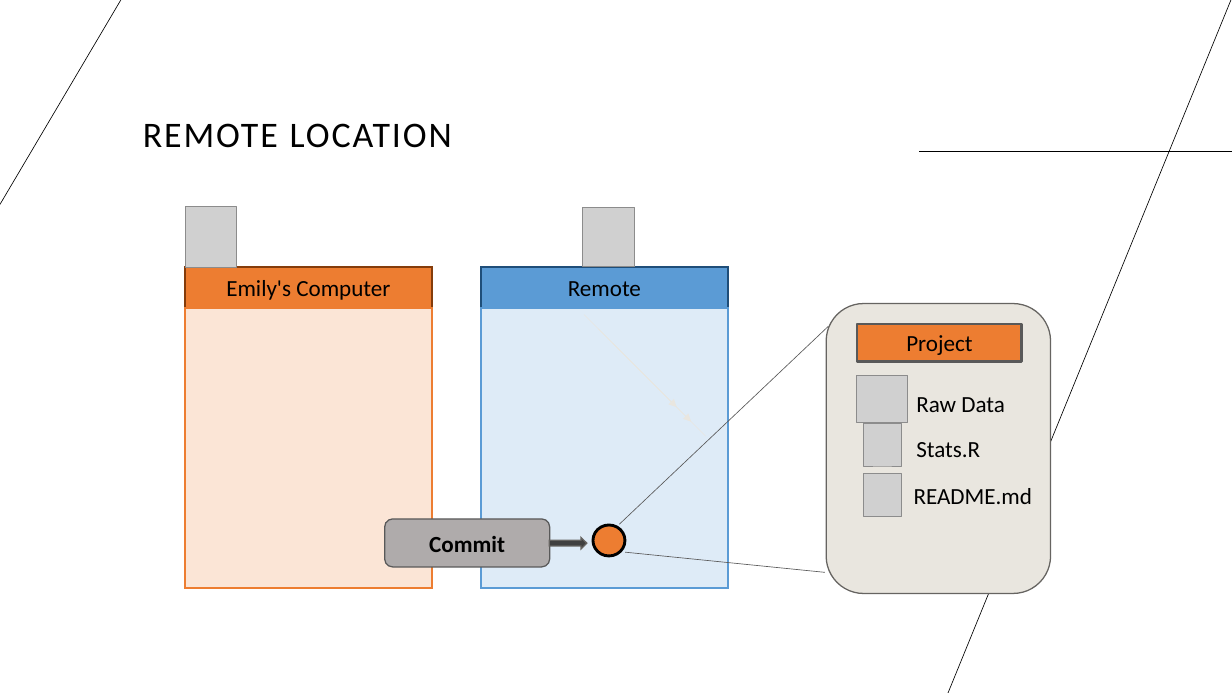
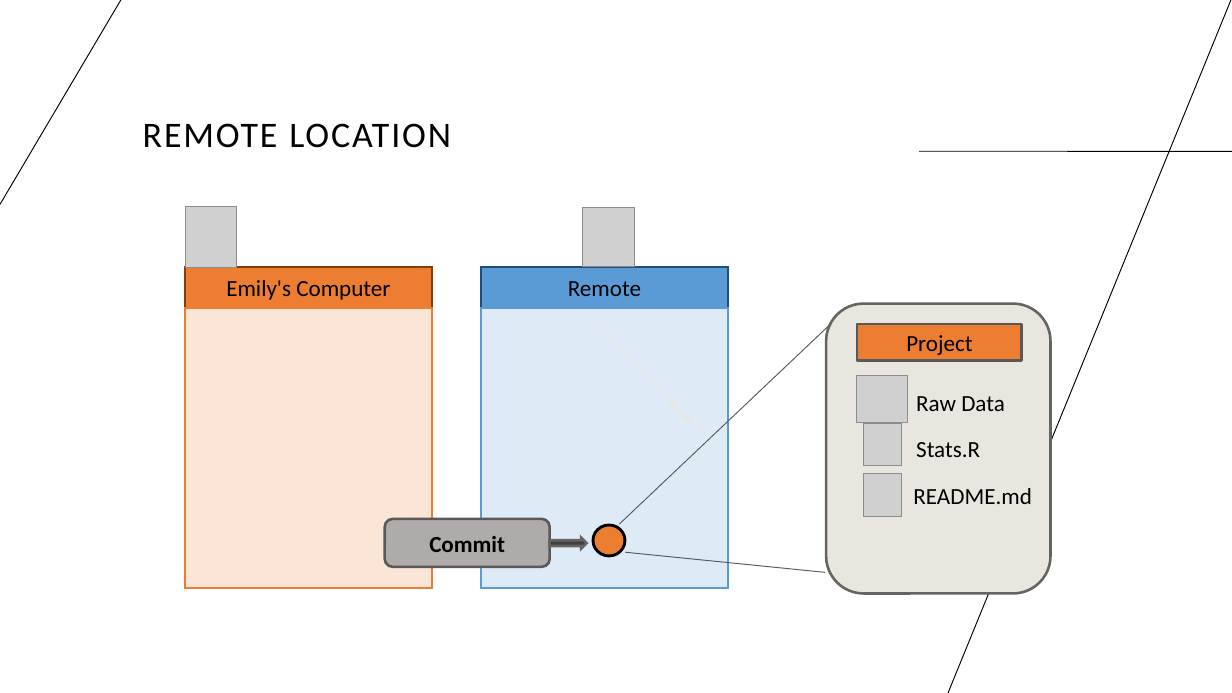
Before and after one commit to cassandra-hui/GitHub-Workshop, a slide deck: slide 9 of Day_1.pptx. Drawn at 1232x693 pixels with LibreOffice and Linux fonts; fonts in the diff are those of the drawing; grey boxes stand for pictures. Boxes give left, top, right and bottom in pixels: in the first picture for what was removed or moved away, otherwise in the second. Text is boxed around its words. In the diff, an @@ line names an element or a change of style, - is before the commit and + after.

```diff
--- a/Day_1.pptx
+++ b/Day_1.pptx
@@ line (0, 204) - (122, 0): stroke #000000 0.5 pt to #000000 0.75 pt @@
@@ line (1232, 0) - (948, 693): stroke #000000 0.5 pt to #000000 0.75 pt @@
@@ line (920, 152) - (1232, 152): stroke #000000 0.5 pt to #000000 0.75 pt @@
@@ rectangle at (x1=185, y1=308, x2=432, y2=588): outline #ED7D31 1 pt to #ED7D31 2 pt @@
@@ rectangle at (x1=482, y1=308, x2=728, y2=588): outline #5B9BD5 1 pt to #5B9BD5 2 pt @@
@@ line removed from (619, 524) to (829, 326) @@
@@ freeform shape added at (x1=619, y1=326, x2=828, y2=524), outline #595959 0.75 pt @@
@@ rounded rectangle at (x1=826, y1=304, x2=1051, y2=594): outline #666562 1 pt to #666461 2 pt; proportions changed @@
@@ rounded rectangle "Commit" at (x1=384, y1=519, x2=550, y2=567): outline #595959 1 pt to #595959 2 pt; proportions changed @@
@@ line removed from (626, 553) to (825, 572) @@
@@ freeform shape added at (x1=626, y1=553, x2=825, y2=573), outline #595959 0.75 pt @@
```
Also in this commit, not shown: 18 other slides changed, 3 slides added, 1 slide removed, 12 other files.
